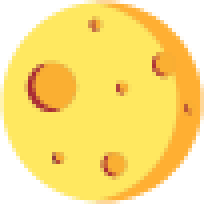
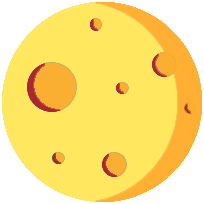
Two versions of the same layered image (204x204). Layer-by-layer changes:
showed "Original" (2nd of 2) over [2, 2, 202, 202]
hid "Layer 1" over [0, 0, 204, 204]
